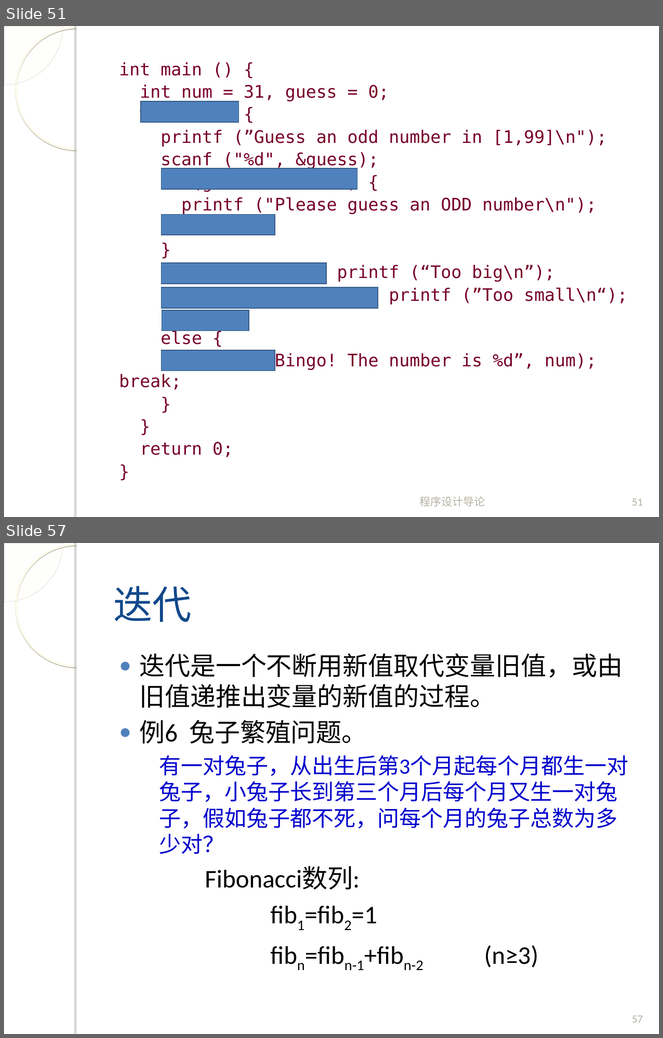
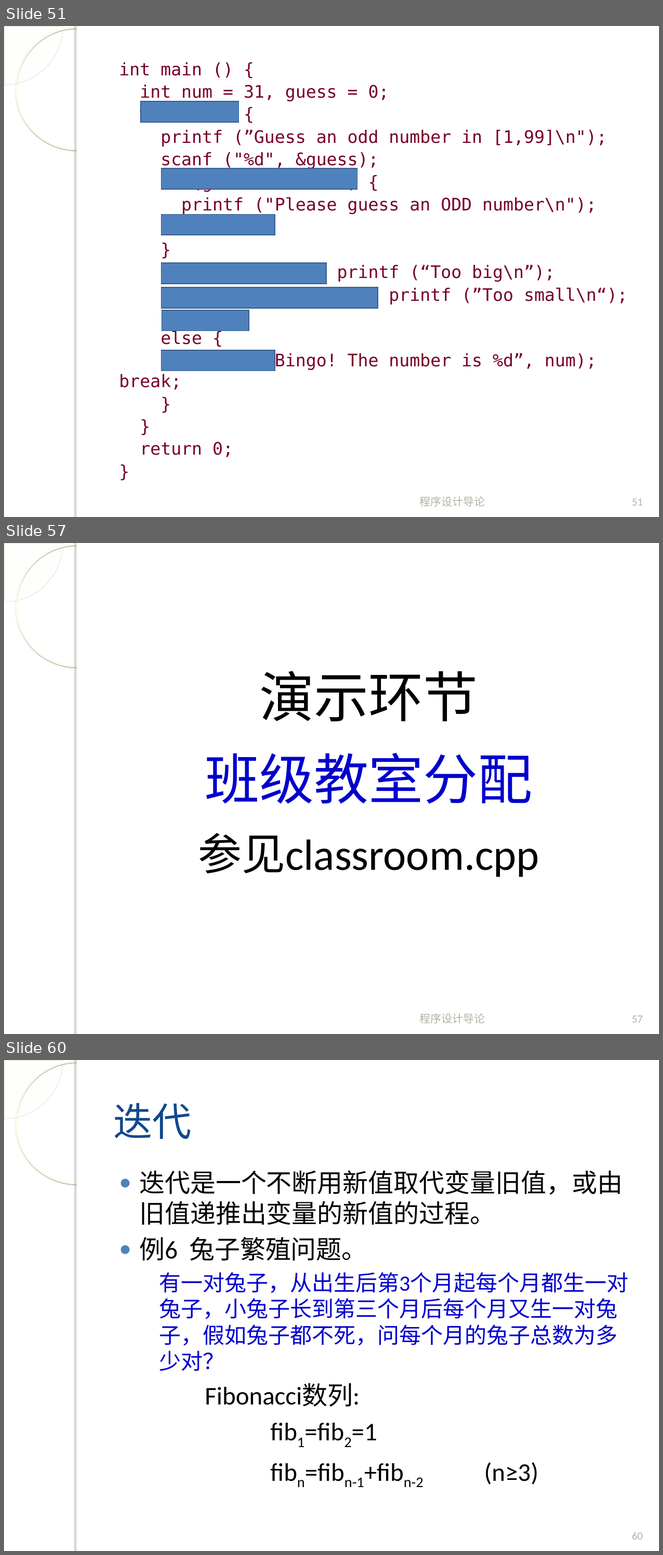
Before and after one commit to fanju1984/introduction-to-programming, a slide deck: introduction-to-programming/slides/2018/04-Control-Statement-2.ppt. Shown one above the other, each under a label of ours: slides 51 and 57 before the commit, slides 51, 57 and 60 after it; the slides between them are not shown. The pictures are 663x1038 and 663x1555 pixels, drawn with LibreOffice and Linux fonts; fonts in the diff are those of the drawing; background and template pictures are left out. Boxes give left, top, right and bottom in pixels: in the first picture for what was removed or moved away, otherwise in the second. Text is boxed around its words. In the diff, an @@ line names an element or a change of style, - is before the commit and + after.

```diff
--- a/introduction-to-programming/slides/2018/04-Control-Statement-2.ppt
+++ b/introduction-to-programming/slides/2018/04-Control-Statement-2.ppt
@@ slide 57 added at [4, 543, 659, 1034], background picture (left out); not listed: 4 template elements that a slide beside it also shows @@
@@ text added at [198, 671, 540, 877], 48 pt, text #000000 @@
+演示环节
+班级教室分配
+参见classroom.cpp
@@ text added at [420, 1014, 486, 1024], 12 pt, text #B4B1A0 @@
+程序设计导论
@@ page number added at [632, 1016, 643, 1023], 12 pt, text #B4B1A0 @@
+57
@@ what was slide 57 is now slide 60 @@
@@ page number at [632, 1533, 643, 1540]: text changed @@
-57
+60
```
Also in this commit, not shown: 8 other slides added, 5 slides removed, 7 other files.
